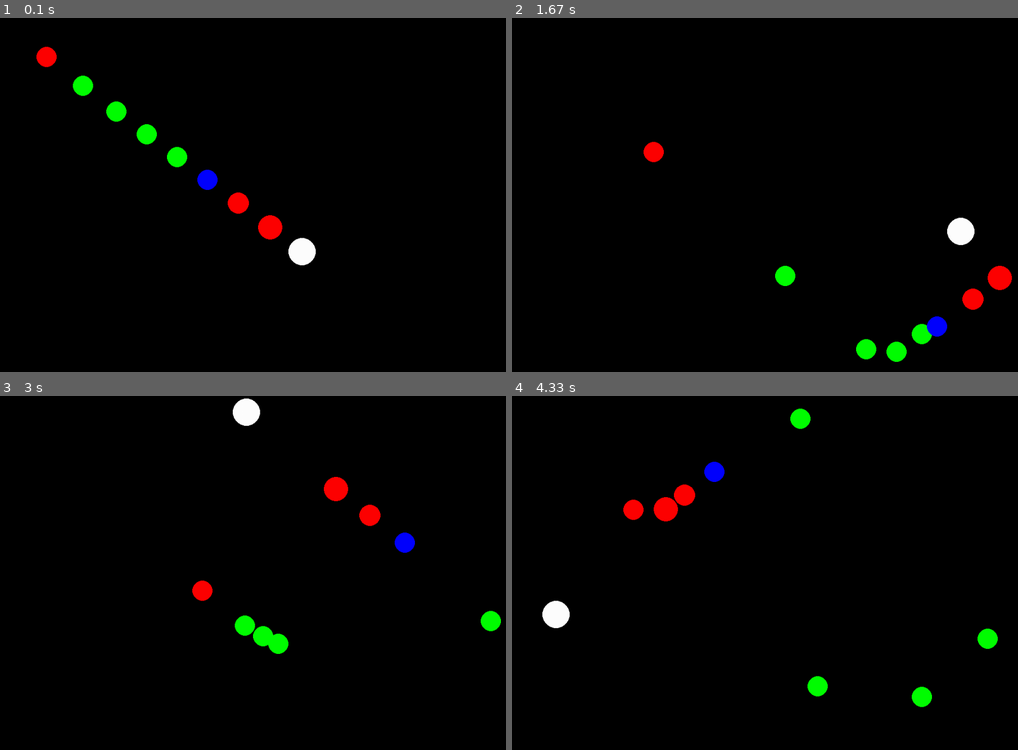
Above: before the commit, frames 1-4 (two rows, left to right).
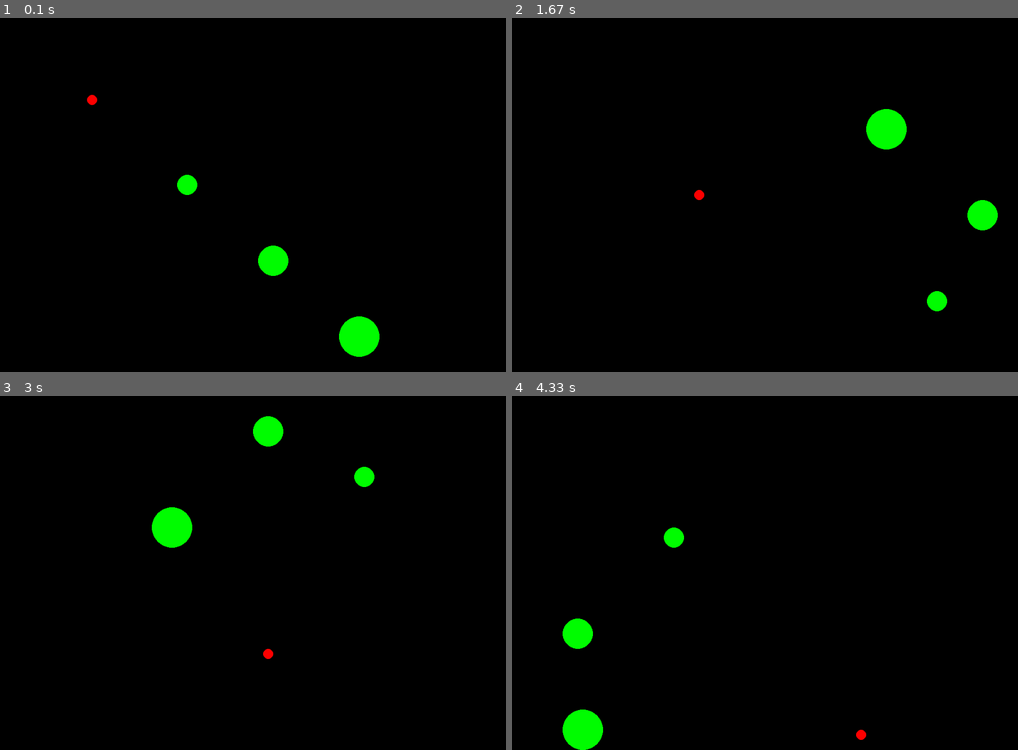
Above: after the commit, the same moments.

Repository: Archanciel/Learning_Pygame
Game: pygame game, started from bouncing_ball_imperfect_collide/my_bouncing_bal_inperfect_collide_no_sprite.py
Two runs of this game, one before a commit and one after it. Both use one fixed random seed, a clock stepped at 60 frames per second and the inputs below.
Inputs:
- Up to frame 1 (0.1 s): no input
- Up to frame 2 (1.67 s): no input
- Up to frame 3 (3 s): no input
- Up to frame 4 (4.33 s): no input

The runs differ from the first frame. In frame 1, 3.3% of the frame differs, in the area x 7-75%, y 8-96%; in frame 2, 3.3%; in frame 3, 3.3%; in frame 4, 3.3%.

Commit message:
android parm modif

Diff:
--- a/bouncing_ball_imperfect_collide/my_bouncing_bal_inperfect_collide_no_sprite.py
+++ b/bouncing_ball_imperfect_collide/my_bouncing_bal_inperfect_collide_no_sprite.py
@@ -51,10 +51,10 @@
                 ball = Ball(screen=self.screen,
                             allBalls=self.allBalls,
                             color=COLORS[colIdx],
-                            radius=max(i * 3, 20),
-                            startX=i * 60,
-                            startY= i * 45,
-                            speed=min(i * 3, 8))
+                            radius=min(i * 10, 70),
+                            startX=i * 160,
+                            startY= i * 140,
+                            speed=min(i * 4, 8))
             else:
                 ball = Ball(screen=self.screen,
                             allBalls=self.allBalls,
